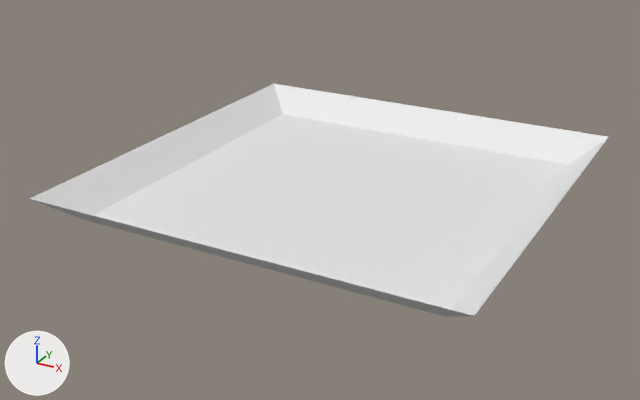
The glTF model projects/Chateau_Gateau/res/bakery/models/tray.gltf as it was, and as the next commit left it.
One viewpoint serves both versions: a 50 mm lens placed at (1.77, -3.45, 1.65), pointed at (-0.08, -0.09, -0.03). The lights are fixed; the arrows at lower left show +X, +Y and +Z. Materials are left out; every surface is plain grey. Vertices at the same position are counted once.
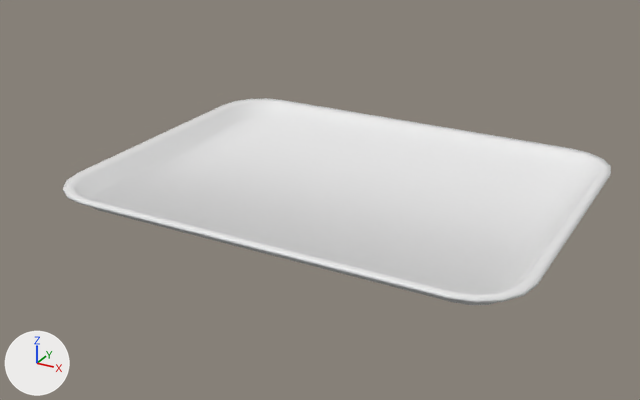
Diff of the bpy script that builds the scene:
```diff
--- a/projects/Chateau_Gateau/res/bakery/models/tray.gltf.py
+++ b/projects/Chateau_Gateau/res/bakery/models/tray.gltf.py
@@ me_plane @@
 # used by ob_plane; location = (0.0, 0.0, 0.0)
-me_plane.from_pydata(...)  # 8 vertices, 10 faces; spans x -1.0..1.0, y -1.0..1.0, z 0.0..0.13
+me_plane.from_pydata(...)  # 160 vertices, 316 faces; spans x -1.1..1.1, y -0.85..0.85, z 0.0..0.09
+# me_plane part 1: the whole mesh is rebuilt
+# me_plane part 2: the surface is now shaded smooth
```

Where the change shows, as pixel boxes [x1, y1, x2, y2] in the pictures (640 x 400 px):
'Plane', reshaped (11% shorter): before [30, 84, 608, 317]; after [63, 98, 611, 305]
part 1 of me_plane, built on: before [30, 84, 608, 317]; after [63, 98, 611, 305]
